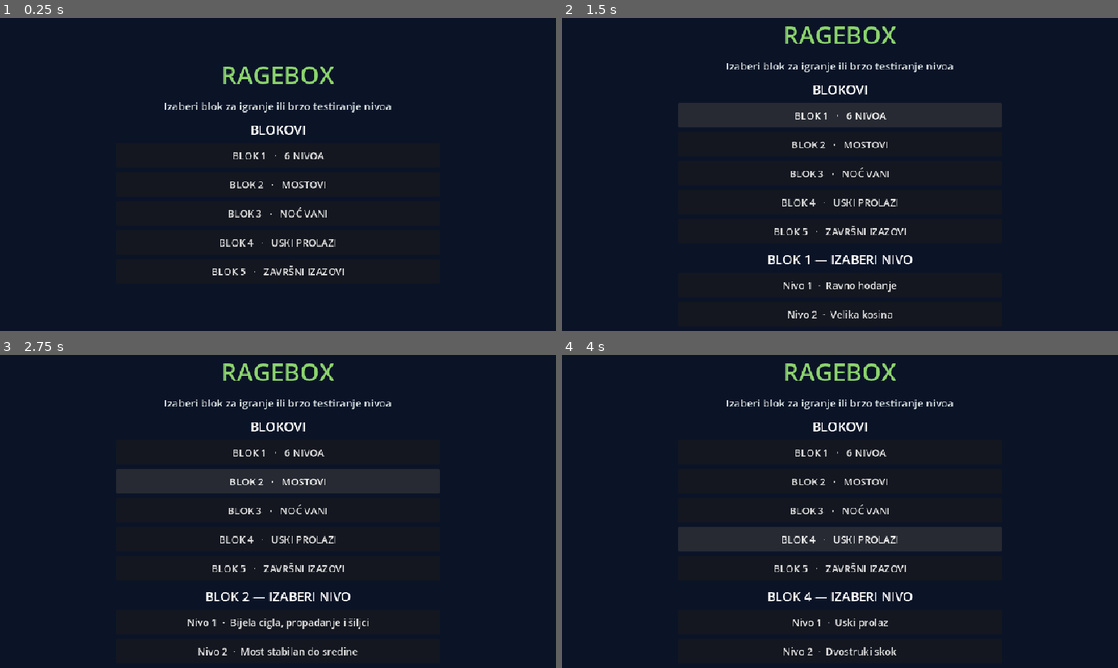
Above: before the commit, frames 1-4 (two rows, left to right).
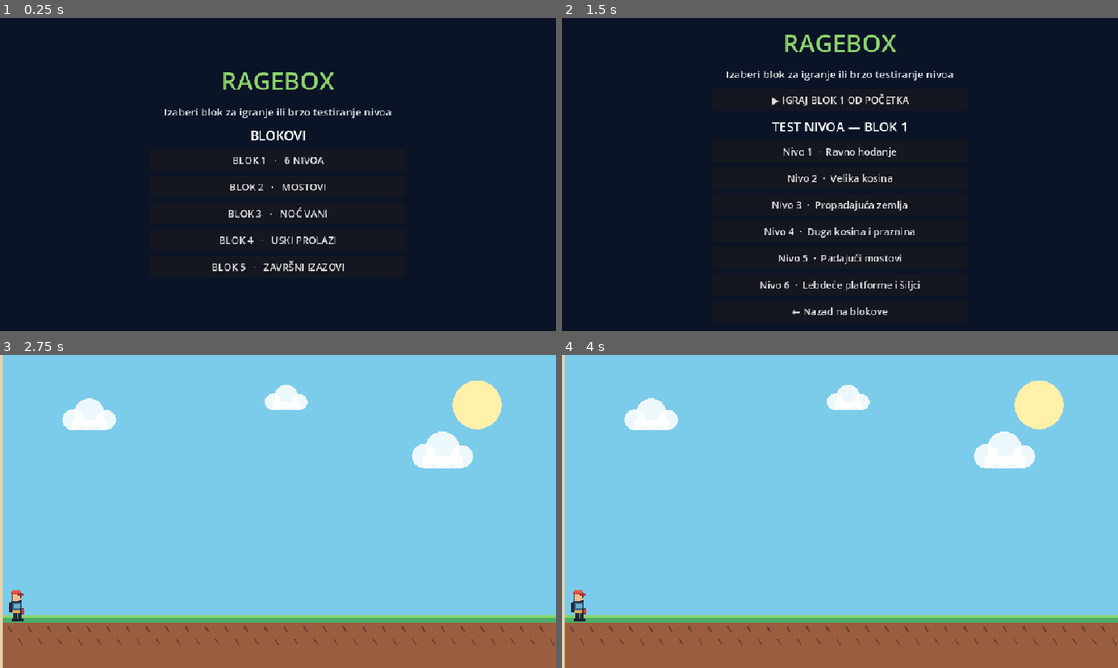
Above: after the commit, the same moments.

Repository: eldinhamzic/ragebox
Game: Godot game, scene res://scenes/Main.tscn
Same seed, same stepped clock (60 frames per second), same inputs: the game is played once before the commit and once after it.
Inputs (mouse positions are in pixels of both pictures, inside the frame that each line leads up to):
- Up to frame 1 (0.25 s): no input
- Up to frame 2 (1.5 s): click "BLOK 1 · 6 NIVOA" at 0.5 s; click (840, 115) at 1.25 s, where only the run before the commit has a clickable "BLOK 1 · 6 NIVOA"
- Up to frame 3 (2.75 s): click (278, 480) at 2 s, where only the run before the commit has a clickable "BLOK 2 · MOSTOVI"
- Up to frame 4 (4 s): click (840, 511) at 2.75 s, where only the run before the commit has a clickable "BLOK 3 · NOĆ VANI"; click (840, 539) at 3.5 s, where only the run before the commit has a clickable "BLOK 4 · USKI PROLAZI"

The runs differ from the first frame. In frame 1, 2.9% of the frame differs, in the area x 29-71%, y 15-83%; in frame 2, 8.1%; in frame 3, 100%, in the area x 0-100%, y 0-100%; in frame 4, 100%.

Commit message:
feat: distinguish play-from-start and test level selection in menu

Diff:
--- a/games/troll-run/scripts/main_menu.gd
+++ b/games/troll-run/scripts/main_menu.gd
@@ -107,7 +107,7 @@
     add_child(center)
 
     var column := VBoxContainer.new()
-    column.custom_minimum_size = Vector2(560, 0)
+    column.custom_minimum_size = Vector2(440, 0)
     column.add_theme_constant_override("separation", 12)
     center.add_child(column)
 
@@ -165,11 +165,15 @@
 func _show_levels(block_index: int) -> void:
     _clear_children(level_panel)
     var label := Label.new()
-    label.text = "BLOK %d — IZABERI NIVO" % (block_index + 1)
+    label.text = "TEST NIVOA — BLOK %d" % (block_index + 1)
     label.horizontal_alignment = HORIZONTAL_ALIGNMENT_CENTER
     label.add_theme_font_size_override("font_size", 22)
     level_panel.add_child(label)
 
+    _clear_children(block_panel)
+    var play := _make_button("▶ IGRAJ BLOK %d OD POČETKA" % (block_index + 1), false)
+    play.pressed.connect(_start_level.bind(block_index, 0, GameState.BLOCK_STARTS[block_index]))
+    block_panel.add_child(play)
     var paths: Array = [LEVEL_PATHS, BLOCK2_LEVEL_PATHS, BLOCK3_LEVEL_PATHS, BLOCK4_LEVEL_PATHS, BLOCK5_LEVEL_PATHS][block_index]
     var names: Array = [LEVEL_NAMES, BLOCK2_LEVEL_NAMES, BLOCK3_LEVEL_NAMES, BLOCK4_LEVEL_NAMES, BLOCK5_LEVEL_NAMES][block_index]
     for index in range(paths.size()):
@@ -178,7 +182,10 @@
         level_panel.add_child(button)
 
     var back := _make_button("← Nazad na blokove", false)
-    back.pressed.connect(_show_blocks)
+    back.pressed.connect(func() -> void:
+        _clear_children(level_panel)
+        _show_blocks()
+    )
     level_panel.add_child(back)
 
 func _start_level(block_index: int, level_index: int, scene_path: String) -> void:
@@ -188,7 +195,7 @@
     var button := Button.new()
     button.text = text_value
     button.disabled = is_disabled
-    button.custom_minimum_size = Vector2(560, 42)
+    button.custom_minimum_size = Vector2(440, 38)
     button.add_theme_font_size_override("font_size", 17)
     return button
 
